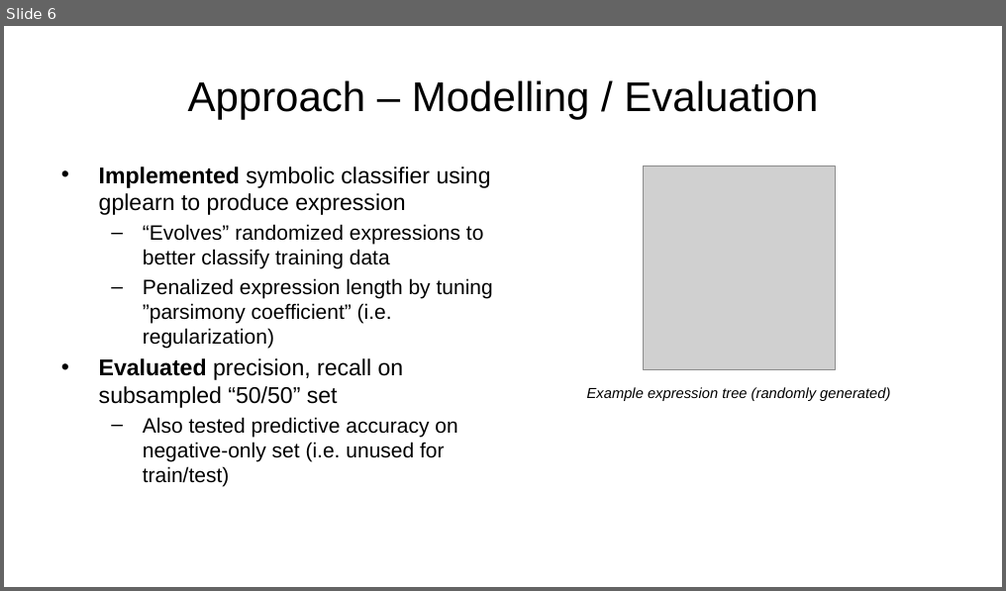
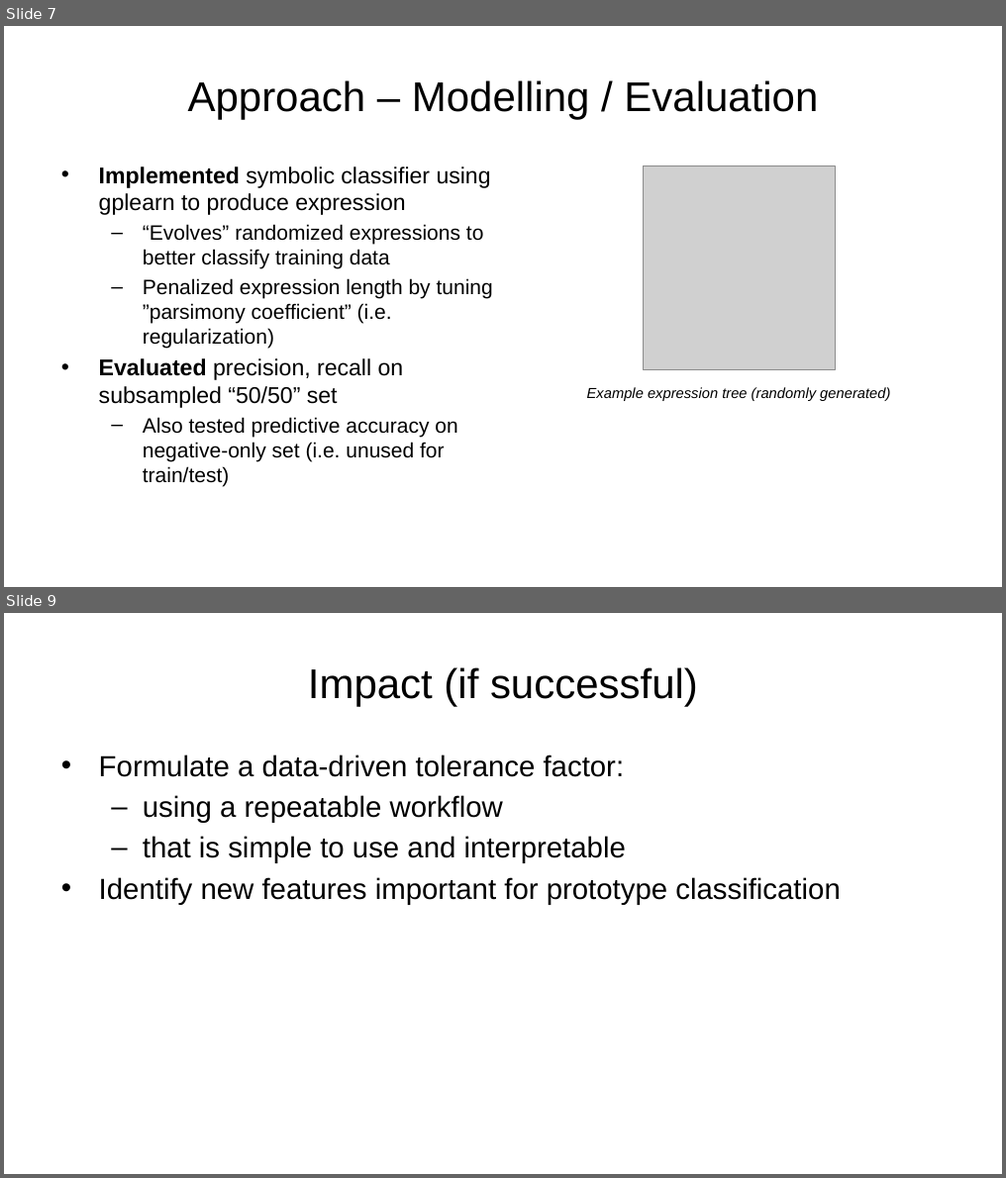
Before and after one commit to AlbertVong/Mat-Hack-2023, a slide deck: powerpoint_slides/final_presentation_av.pptx. Shown one above the other, each under a label of ours: slide 6 before the commit, slides 7 and 9 after it; the slides between them are not shown. The pictures are 1006x591 and 1006x1178 pixels, drawn with LibreOffice and Linux fonts; fonts in the diff are those of the drawing; grey boxes stand for pictures; background and template pictures are left out. Boxes give left, top, right and bottom in pixels: in the first picture for what was removed or moved away, otherwise in the second. Text is boxed around its words. In the diff, an @@ line names an element or a change of style, - is before the commit and + after.

```diff
--- a/powerpoint_slides/final_presentation_av.pptx
+++ b/powerpoint_slides/final_presentation_av.pptx
@@ slide 9 added at [4,613,1002,1174], background picture (left out) @@
@@ title added at [308,667,698,707], 40 pt, text #000000 @@
+Impact (if successful)
@@ text added at [99,755,840,904], 28 pt, text #000000 @@
+• Formulate a data-driven tolerance factor:
+  – using a repeatable workflow
+  – that is simple to use and interpretable
+• Identify new features important for prototype classification
@@ what was slide 6 is now slide 7 @@
```
Also in this commit, not shown: 3 slides changed, 2 other slides added, 2 slides removed, 1 other file.
